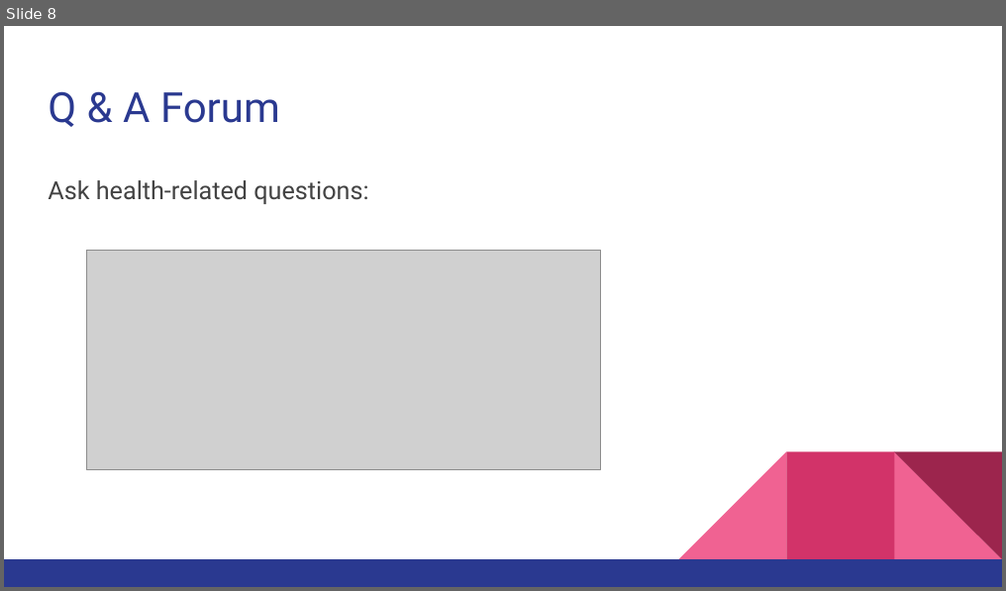
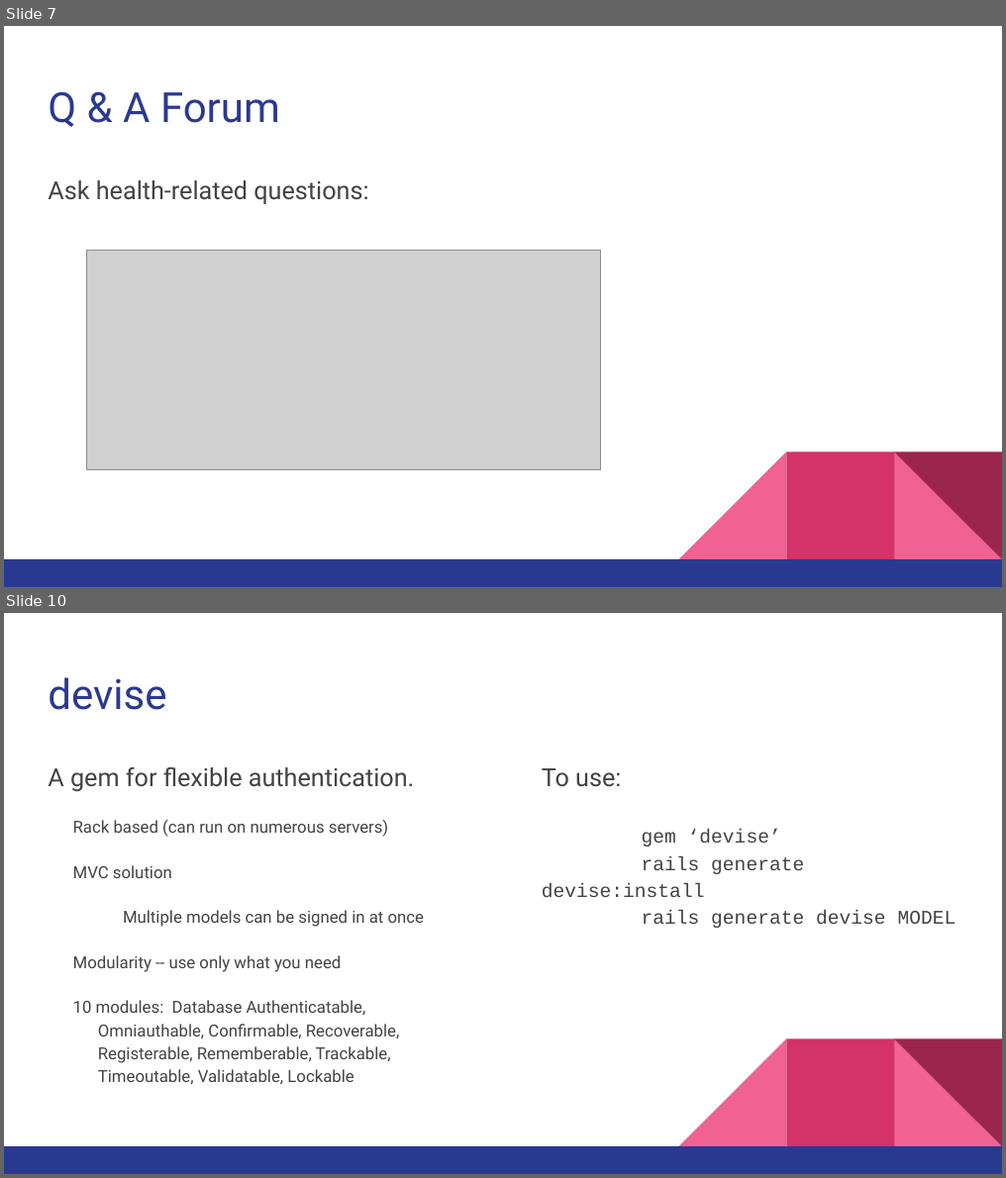
Before and after one commit to 2015au-1730/RoshamboProject06, a slide deck: Presentation.pptx. Shown one above the other, each under a label of ours: slide 8 before the commit, slides 7 and 10 after it; the slides between them are not shown. The pictures are 1006x591 and 1006x1178 pixels, drawn with LibreOffice and Linux fonts; fonts in the diff are those of the drawing; grey boxes stand for pictures. Boxes give left, top, right and bottom in pixels: in the first picture for what was removed or moved away, otherwise in the second. Text is boxed around its words. In the diff, an @@ line names an element or a change of style, - is before the commit and + after.

```diff
--- a/Presentation.pptx
+++ b/Presentation.pptx
@@ slide 10 added at [4, 613, 1002, 1174], background #FFFFFF; not listed: 5 template elements that a slide beside it also shows @@
@@ title added at [48, 677, 166, 710], 30 pt, text #2A3990 @@
+devise
@@ text added at [48, 767, 424, 1084], 12 pt, text #434343 @@
+A gem for flexible authentication.
+Rack based (can run on numerous servers)
+MVC solution
+  Multiple models can be signed in at once
+Modularity -- use only what you need
+10 modules: Database Authenticatable, Omniauthable, Confirmable, Recoverable, Registerable, Rememberable, Trackable, Timeoutable, Validatable, Lockable
@@ text added at [542, 768, 956, 928], 14 pt, text #434343 @@
+To use:
+gem ‘devise’
+rails generate devise:install
+rails generate devise MODEL
@@ what was slide 8 is now slide 7 @@
```
Also in this commit, not shown: 2 slides changed, 8 other slides added, 4 slides removed.
